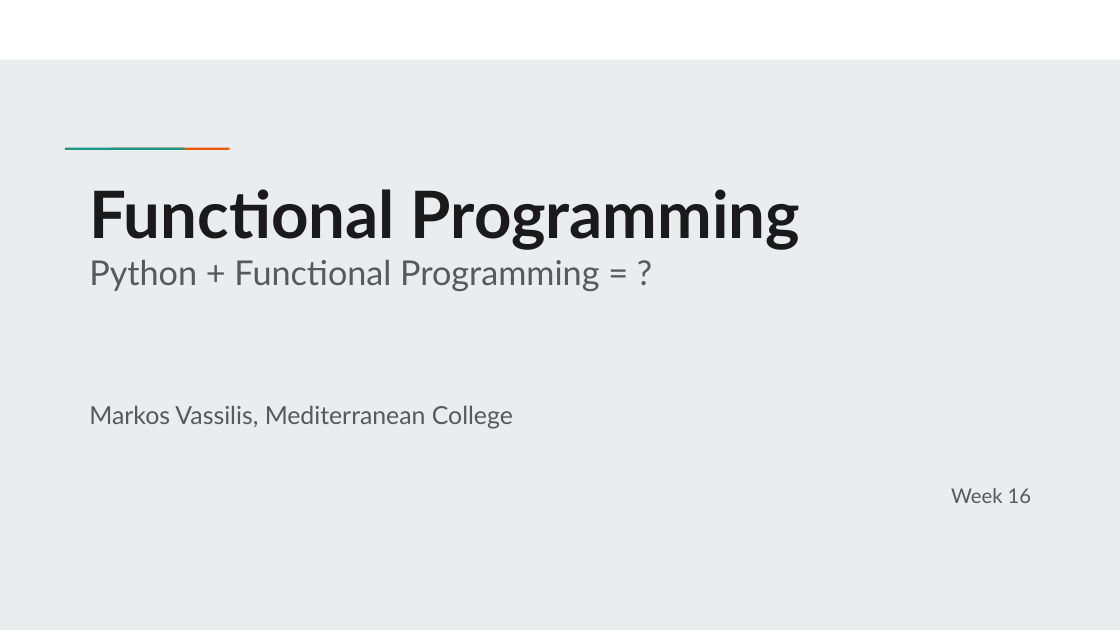
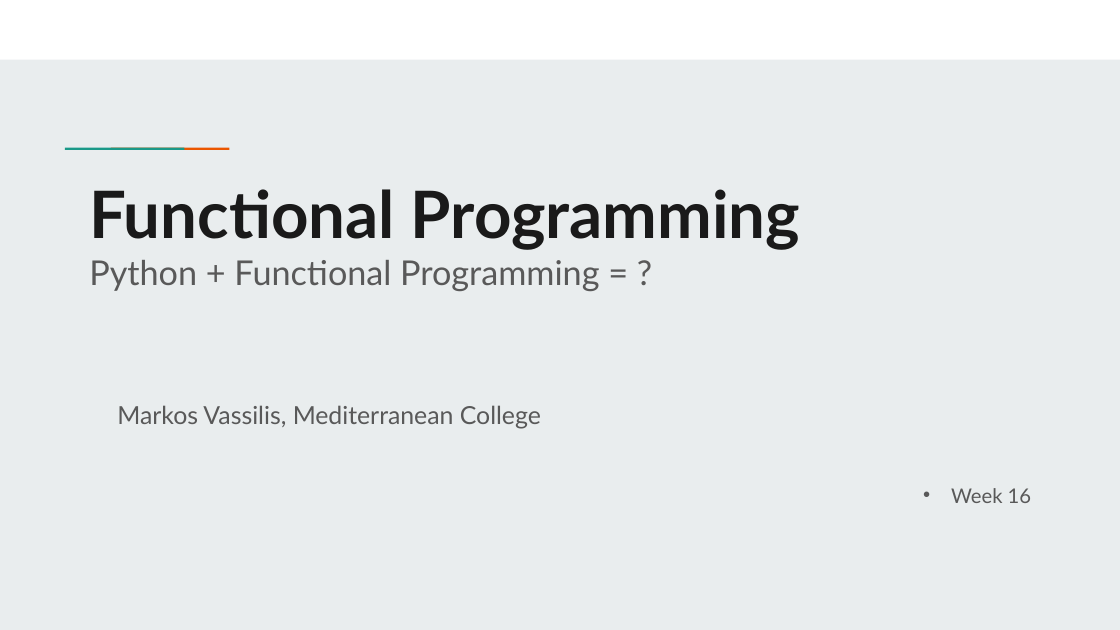
Before and after one commit to vmarkos-mc/functional-programming, a slide deck: slide 1 of Week 15 - Functional Python/slides/FP - W16 - Functional Python.pptx. Drawn at 1120x630 pixels with LibreOffice and Linux fonts; fonts in the diff are those of the drawing. Boxes give left, top, right and bottom in pixels: in the first picture for what was removed or moved away, otherwise in the second. Text is boxed around its words. In the diff, an @@ line names an element or a change of style, - is before the commit and + after.

```diff
--- a/Week 15 - Functional Python/slides/FP - W16 - Functional Python.pptx
+++ b/Week 15 - Functional Python/slides/FP - W16 - Functional Python.pptx
@@ subtitle "Markos Vassilis, Mediterranean College" at box(117, 405, 541, 429): indent changed; more space between paragraphs @@
@@ subtitle "Week 16" at box(951, 488, 1031, 503): bullet none to •; more space between paragraphs @@
```
Also in this commit, not shown: 23 other slides changed, 4 other files.
